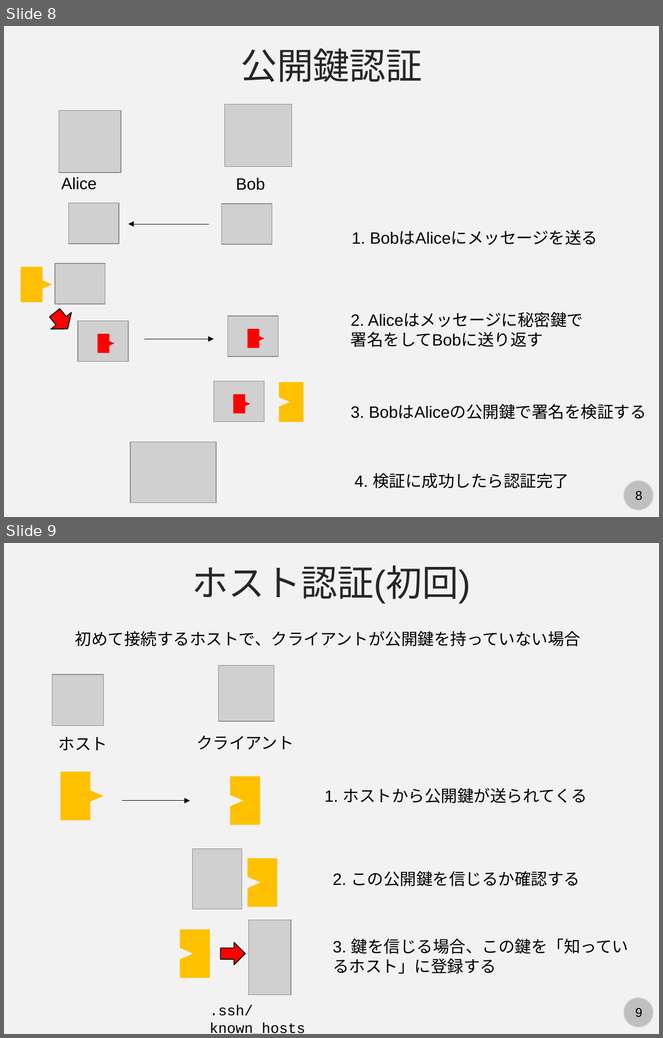
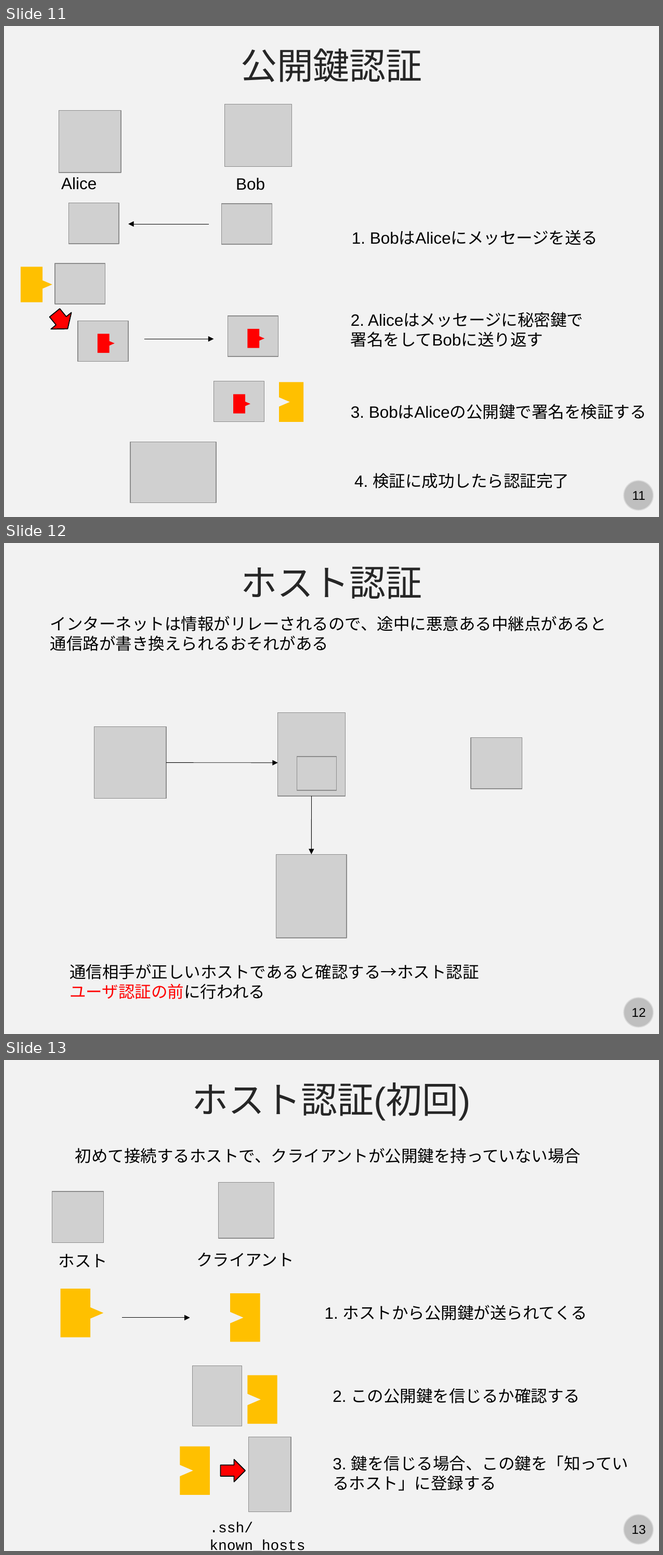
Before and after one commit to kaityo256/lab_startup, a slide deck: ssh/ssh.pptx. Shown one above the other, each under a label of ours: slides 8 and 9 before the commit, slides 11, 12 and 13 after it. The pictures are 663x1038 and 663x1555 pixels, drawn with LibreOffice and Linux fonts; fonts in the diff are those of the drawing; grey boxes stand for pictures. Boxes give left, top, right and bottom in pixels: in the first picture for what was removed or moved away, otherwise in the second. Text is boxed around its words. In the diff, an @@ line names an element or a change of style, - is before the commit and + after.

```diff
--- a/ssh/ssh.pptx
+++ b/ssh/ssh.pptx
@@ slide 12 added at (4,543,659,1034), background #F2F2F2; not listed: 2 template elements that a slide beside it also shows @@
@@ text added at (241,566,423,599), 40 pt, text #262626 @@
+ホスト認証
@@ text added at (50,616,607,651), 18 pt, text #000000 @@
+インターネットは情報がリレーされるので、途中に悪意ある中継点があると通信路が書き換えられるおそれがある
@@ picture added at (278,713,345,797) @@
@@ picture added at (94,727,166,799) @@
@@ picture added at (471,737,522,788) @@
@@ picture added at (297,757,337,791) @@
@@ arrow added from (166, 762) to (278, 763), #000000 0.5 pt @@
@@ arrow added from (312, 797) to (311, 855), #000000 0.5 pt @@
@@ picture added at (276,855,347,939) @@
@@ text added at (70,964,479,1000), 18 pt, text #000000 @@
+通信相手が正しいホストであると確認する→ホスト認証
+ユーザ認証の前に行われる
@@ what was slide 8 is now slide 11 @@
@@ page number at (632,491,645,500): text changed @@
-8
+11
@@ what was slide 9 is now slide 13 @@
@@ page number at (632,1525,646,1535): text changed @@
-9
+13
```
Also in this commit, not shown: 1 slide changed, 3 other slides added.
